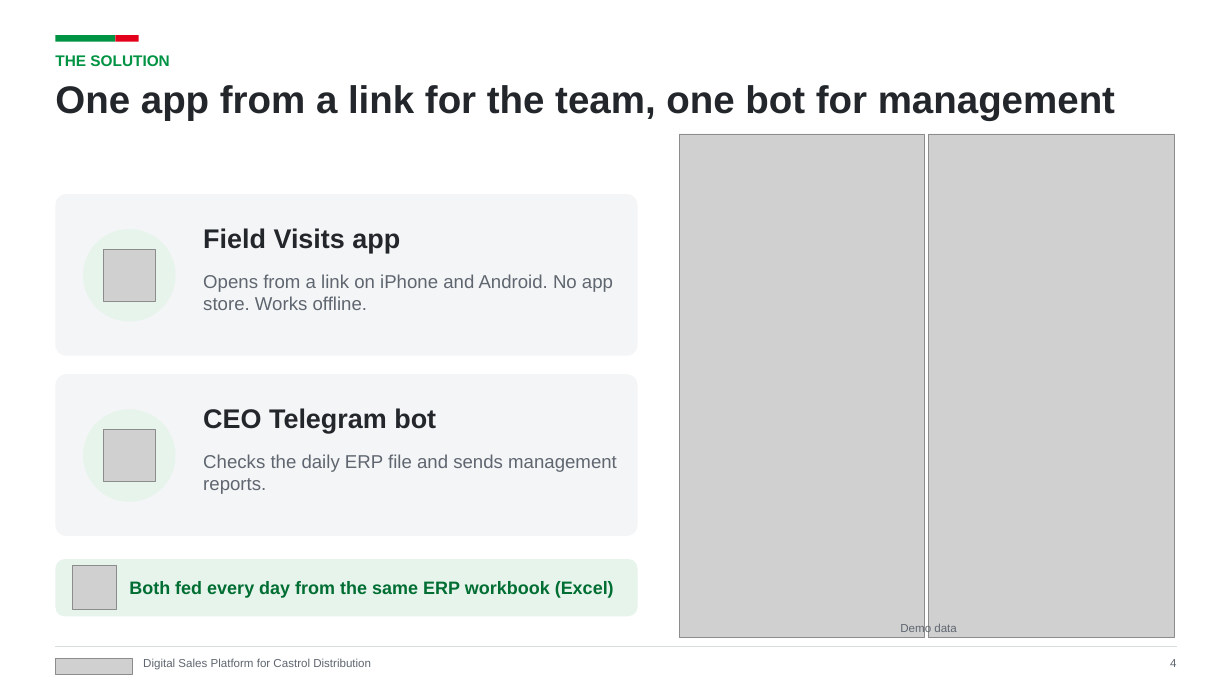
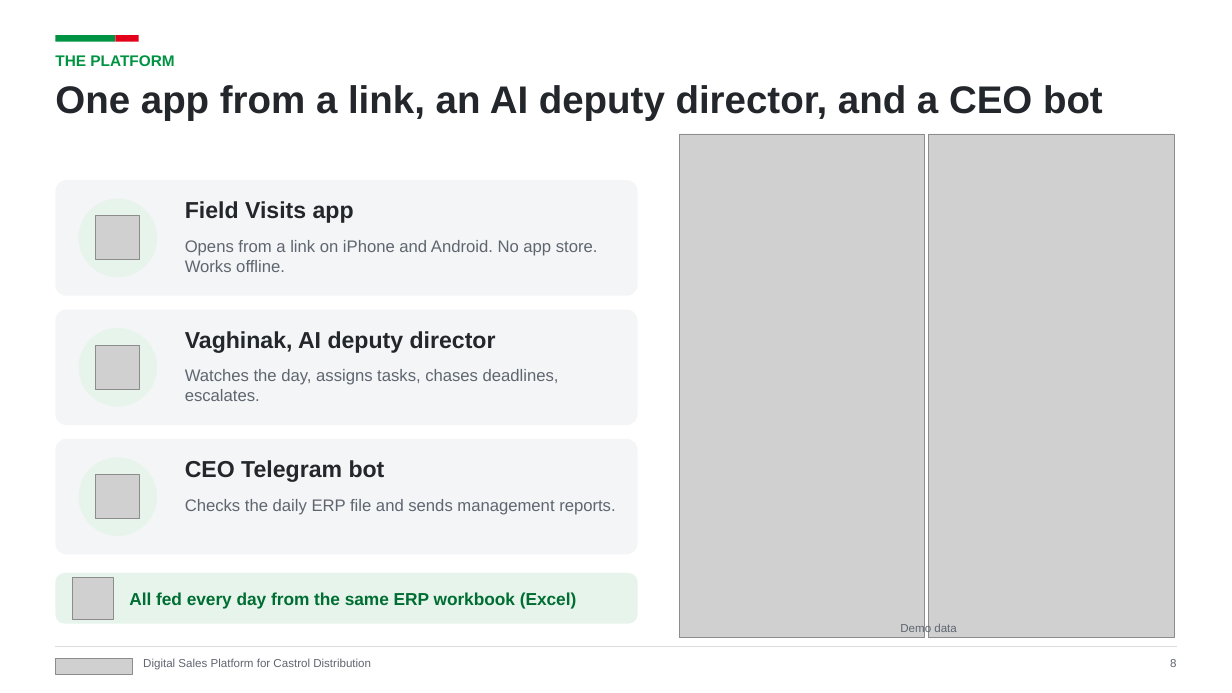
Before and after one commit to kdavtian/SalesManagerVisits, a slide deck: slide 8 of docs/castrol-global/KAD_Platform_Castrol_Global.pptx (slide 4 before the commit). Drawn at 1232x693 pixels with LibreOffice and Linux fonts; fonts in the diff are those of the drawing; grey boxes stand for pictures. Boxes give left, top, right and bottom in pixels: in the first picture for what was removed or moved away, otherwise in the second. Text is boxed around its words. In the diff, an @@ line names an element or a change of style, - is before the commit and + after.

```diff
--- a/docs/castrol-global/KAD_Platform_Castrol_Global.pptx
+++ b/docs/castrol-global/KAD_Platform_Castrol_Global.pptx
@@ text at (55, 55, 174, 66): text changed @@
-THE SOLUTION
+THE PLATFORM
@@ text at (55, 85, 1103, 121): text changed @@
-One app from a link for the team, one bot for management
+One app from a link, an AI deputy director, and a CEO bot
@@ rounded rectangle: place and size @@
-rounded rectangle at (55, 194, 638, 356)
+rounded rectangle at (55, 180, 638, 296)
@@ ellipse: place and size @@
-ellipse at (83, 229, 176, 322)
+ellipse at (79, 199, 157, 277)
@@ text "Field Visits app": place and size @@
-text "Field Visits app" at (203, 228, 400, 253)
+text "Field Visits app" at (185, 201, 354, 223)
@@ text "Field Visits app" at (185, 201, 354, 223): size 21 to 18 pt @@
@@ picture: place and size @@
-picture at (104, 250, 155, 301)
+picture at (96, 216, 140, 261)
@@ text "Opens from a link on ..." at (185, 240, 598, 272): size 14.5 to 13 pt @@
@@ text "Opens from a link on ...": place and size @@
-text "Opens from a link on ..." at (203, 274, 613, 310)
+text "Opens from a link on ..." at (185, 240, 598, 272)
@@ rounded rectangle added at (55, 310, 638, 425), fill #F4F5F6 @@
@@ ellipse added at (79, 328, 157, 407), fill #E6F4EC @@
@@ picture added at (96, 346, 140, 390) @@
@@ text added at (185, 331, 496, 353), 18 pt, text #23272B, bold @@
+Vaghinak, AI deputy director
@@ text added at (185, 369, 559, 401), 13 pt, text #5F6670 @@
+Watches the day, assigns tasks, chases deadlines, escalates.
@@ proportions changed in 3 elements at (55, 573, 638, 624), (55, 180, 638, 296), (55, 439, 638, 555) @@
@@ rounded rectangle: place and size @@
-rounded rectangle at (55, 374, 638, 536)
+rounded rectangle at (55, 439, 638, 555)
@@ ellipse: place and size @@
-ellipse at (83, 409, 176, 502)
+ellipse at (79, 457, 157, 536)
@@ picture: place and size @@
-picture at (104, 430, 155, 482)
+picture at (96, 475, 140, 519)
@@ text "CEO Telegram bot" at (185, 460, 385, 482): size 21 to 18 pt @@
@@ text "CEO Telegram bot": place and size @@
-text "CEO Telegram bot" at (203, 408, 436, 434)
+text "CEO Telegram bot" at (185, 460, 385, 482)
@@ text "Checks the daily ERP file ...": place and size @@
-text "Checks the daily ERP file ..." at (203, 454, 617, 494)
+text "Checks the daily ERP file ..." at (185, 499, 615, 515)
@@ text "Checks the daily ERP file ..." at (185, 499, 615, 515): size 14.5 to 13 pt @@
@@ rounded rectangle: place and size @@
-rounded rectangle at (55, 559, 638, 616)
+rounded rectangle at (55, 573, 638, 624)
@@ picture: place and size @@
-picture at (72, 566, 116, 610)
+picture at (72, 578, 114, 619)
@@ text at (129, 592, 577, 609): text changed; size 14 to 13.5 pt @@
-Both fed every day from the same ERP workbook (Excel)
+All fed every day from the same ERP workbook (Excel)
@@ text at (1170, 659, 1176, 667): text changed @@
-4
+8
```
Also in this commit, not shown: 10 other slides changed, 11 slides added, 3 slides removed, 12 other files.
